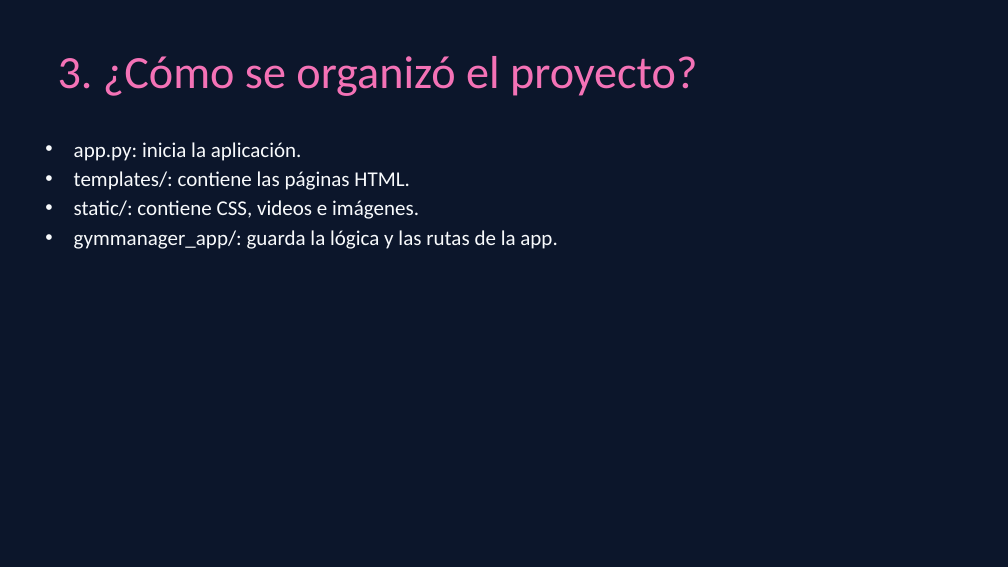
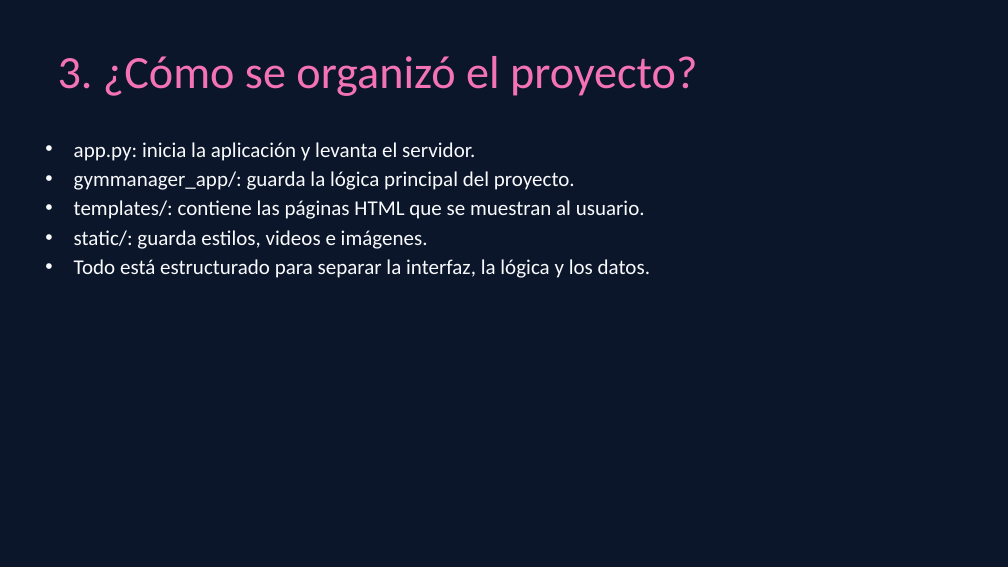
Before and after one commit to annitabromberg/gymmanager, a slide deck: slide 4 of presentacion/gymmanager_presentacion.pptx. Drawn at 1008x567 pixels with LibreOffice and Linux fonts; fonts in the diff are those of the drawing. Boxes give left, top, right and bottom in pixels: in the first picture for what was removed or moved away, otherwise in the second. Text is boxed around its words. In the diff, an @@ line names an element or a change of style, - is before the commit and + after.

```diff
--- a/presentacion/gymmanager_presentacion.pptx
+++ b/presentacion/gymmanager_presentacion.pptx
@@ text at [74,142,650,278]: text changed @@
-• app.py: inicia la aplicación.
-• templates/: contiene las páginas HTML.
-• static/: contiene CSS, videos e imágenes.
-• gymmanager_app/: guarda la lógica y las rutas de la app.
+• app.py: inicia la aplicación y levanta el servidor.
+• gymmanager_app/: guarda la lógica principal del proyecto.
+• templates/: contiene las páginas HTML que se muestran al usuario.
+• static/: guarda estilos, videos e imágenes.
+• Todo está estructurado para separar la interfaz, la lógica y los datos.
```
Also in this commit, not shown: 1 other slide changed.
